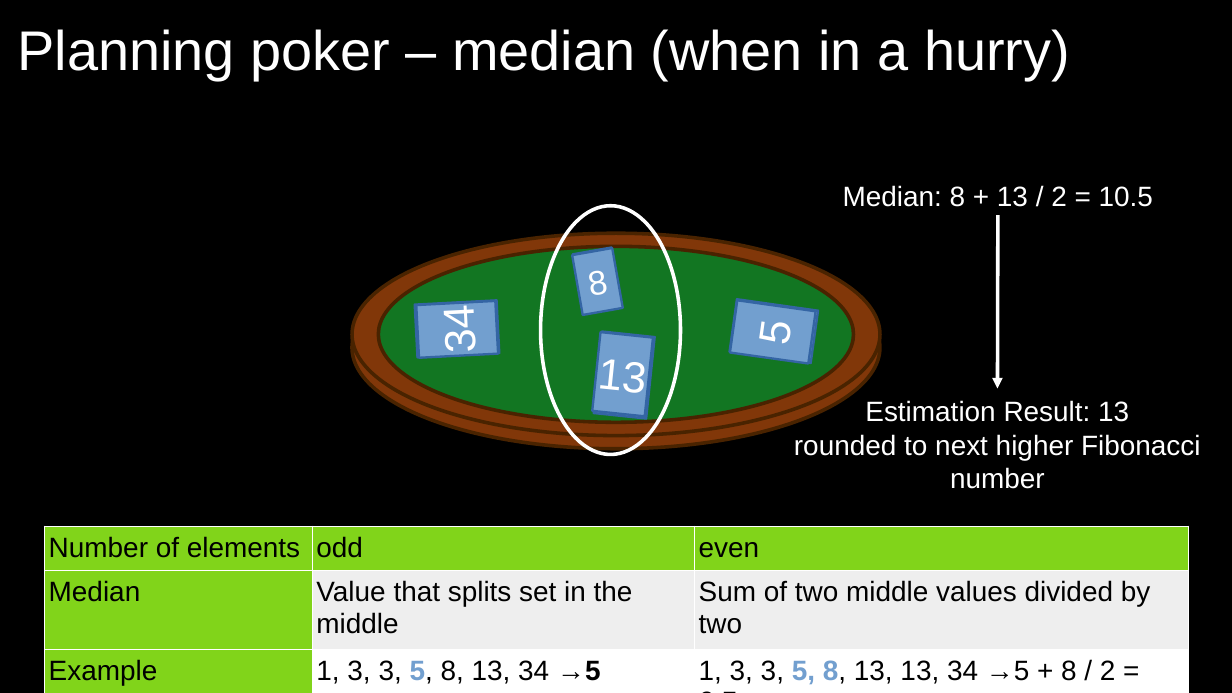
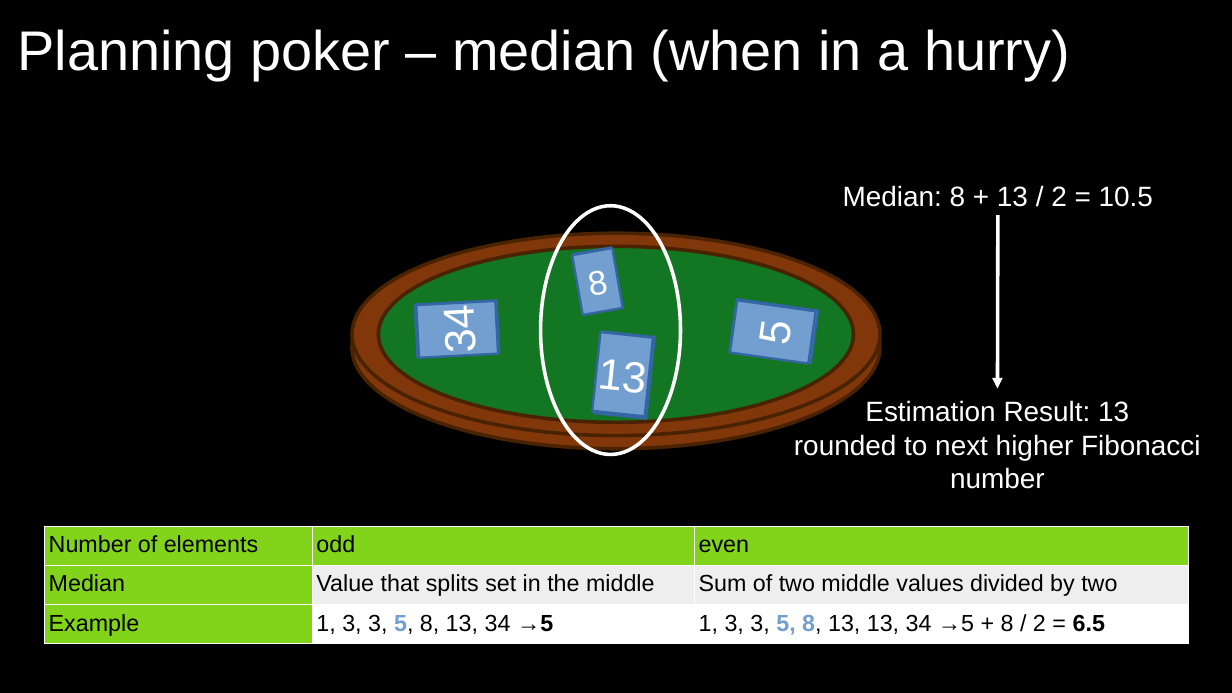
Before and after one commit to exasol/tutorials, a slide deck: slide 15 of estimating/estimating.odp. Drawn at 1232x693 pixels with LibreOffice and Linux fonts; fonts in the diff are those of the drawing; grey boxes stand for pictures; background and template pictures are left out. Boxes give left, top, right and bottom in pixels: in the first picture for what was removed or moved away, otherwise in the second. Text is boxed around its words. In the diff, an @@ line names an element or a change of style, - is before the commit and + after.

Commit message:
#3: Fixed table size."

```diff
--- a/estimating/estimating.odp
+++ b/estimating/estimating.odp
@@ table at bbox=[45, 527, 1190, 640] @@
@@ size 18 to 15 pt @@
```
Also in this commit, not shown: 1 other slide changed.
